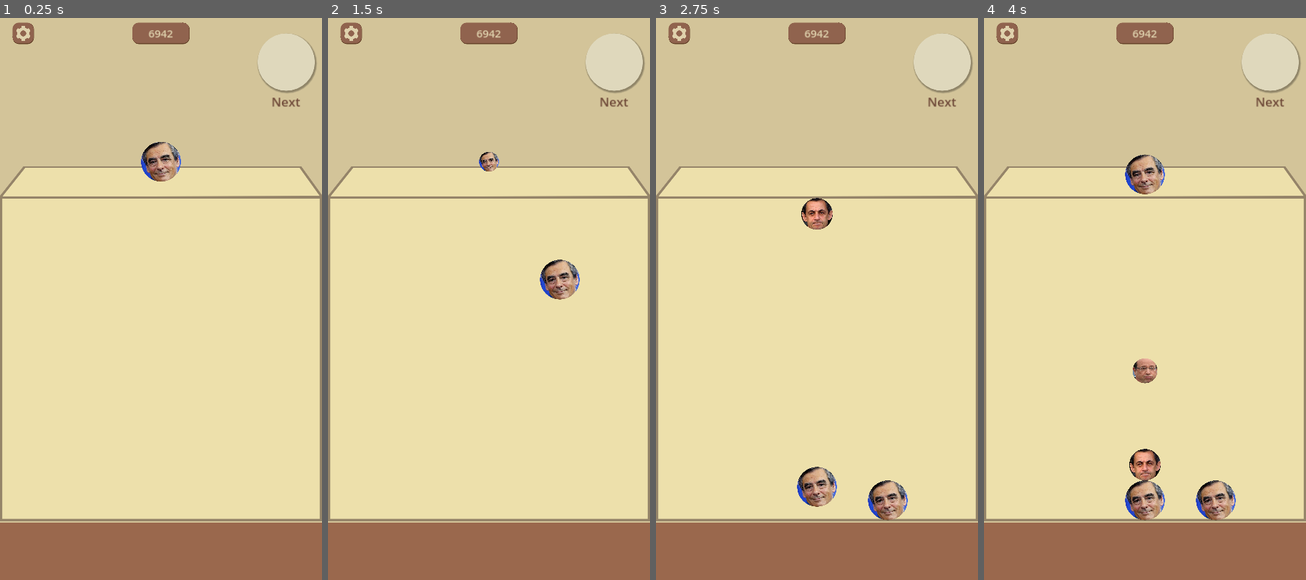
Above: before the commit, frames 1-4 (left to right).
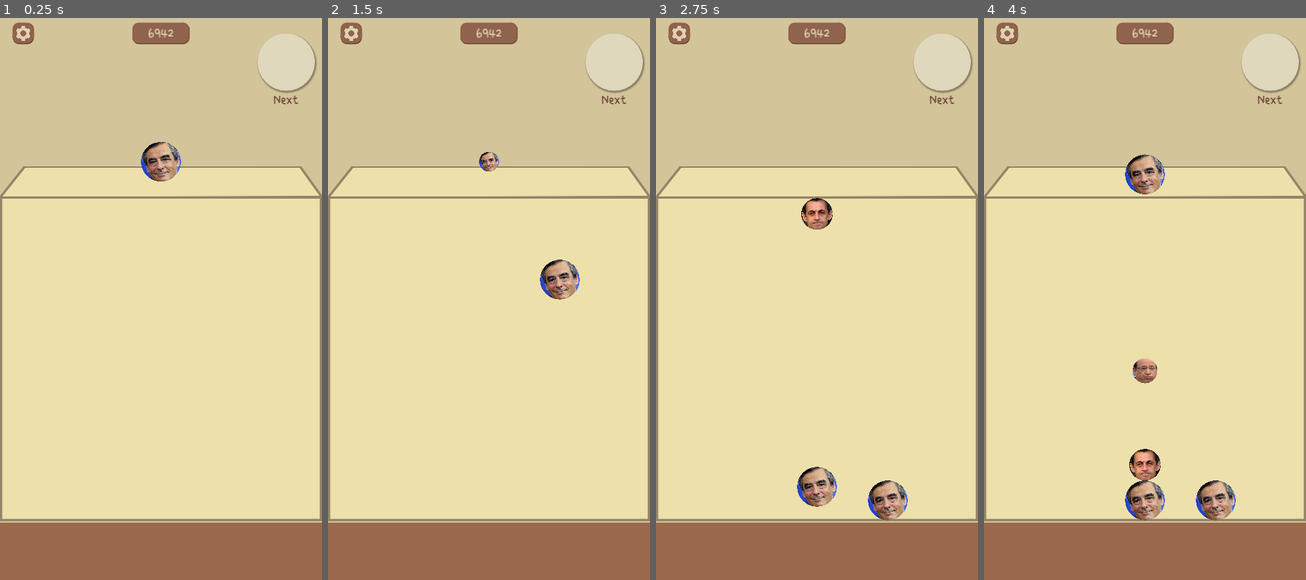
Above: after the commit, the same moments.

Repository: jaajCorp/siuuuka-game
Game: Godot game, scene res://scenes/Game/GameUI.tscn
Two runs of this game, one before a commit and one after it. Both use one fixed random seed, a clock stepped at 60 frames per second and the inputs below. Before the commit the project has no main scene; this scene is started directly in both runs. The engine's default icon, where the game draws it, is replaced by a stand-in: a white triangle on a blue panel in a dark square.
Inputs (mouse positions are in pixels of both pictures, inside the frame that each line leads up to):
- Up to frame 1 (0.25 s): no input
- Up to frame 2 (1.5 s): move the mouse to (559, 265) at 0.52 s; click (559, 265) at 0.67 s; move the mouse to (424, 321) at 1.27 s; click (424, 321) at 1.42 s
- Up to frame 3 (2.75 s): move the mouse to (849, 169) at 2.02 s; click (849, 169) at 2.17 s
- Up to frame 4 (4 s): move the mouse to (1128, 405) at 2.77 s; click (1128, 405) at 2.92 s; move the mouse to (1241, 377) at 3.52 s; click (1241, 377) at 3.67 s

The runs differ from the first frame. In frame 1, 0.2% of the frame differs, in the area x 46-94%, y 1-16%; in frame 2, 0.2%; in frame 3, 0.2%; in frame 4, 0.2%.

Commit message:
feat(ui): Added nice font

Diff:
--- a/project.godot
+++ b/project.godot
@@ -11,6 +11,7 @@
 [application]
 
 config/name="Siuuuka-game"
+run/main_scene="res://scenes/Game/GameUI.tscn"
 config/features=PackedStringArray("4.3", "Mobile")
 config/icon="res://icon.svg"
 
--- a/res/ui_theme.tres
+++ b/res/ui_theme.tres
@@ -1,4 +1,6 @@
-[gd_resource type="Theme" load_steps=6 format=3 uid="uid://cjenmxr6qql66"]
+[gd_resource type="Theme" load_steps=7 format=3 uid="uid://cjenmxr6qql66"]
+
+[ext_resource type="FontFile" uid="uid://dapkttovfb4ap" path="res://assets/font/SingleDay-Regular.ttf" id="1_rfbuw"]
 
 [sub_resource type="StyleBoxEmpty" id="StyleBoxEmpty_e0evu"]
 
@@ -60,5 +62,6 @@
 Button/styles/normal = SubResource("StyleBoxFlat_vln4o")
 Button/styles/pressed = SubResource("StyleBoxFlat_hvhdi")
 Label/colors/font_color = Color(0.873233, 0.819525, 0.675174, 1)
-Label/font_sizes/font_size = 24
+Label/font_sizes/font_size = 32
+Label/fonts/font = ExtResource("1_rfbuw")
 Panel/styles/panel = SubResource("StyleBoxFlat_dheyu")
--- a/scenes/Game/GameUI.tscn
+++ b/scenes/Game/GameUI.tscn
@@ -109,7 +109,7 @@
 [node name="Label" type="Label" parent="VBoxContainer/Top/GridContainer/Next/MarginContainer/VBoxContainer"]
 layout_mode = 2
 theme_override_colors/font_color = Color(0.434291, 0.290224, 0.222828, 1)
-theme_override_font_sizes/font_size = 28
+theme_override_font_sizes/font_size = 32
 text = "Next"
 horizontal_alignment = 1
 vertical_alignment = 1
@@ -150,6 +150,9 @@
 [node name="StaticBody2D" parent="VBoxContainer/AspectRatioContainer/JarTexture/VBoxContainer/JarInside/GameCore" index="0"]
 position = Vector2(0, -560.704)
 
+[node name="CollisionPolygon2D" parent="VBoxContainer/AspectRatioContainer/JarTexture/VBoxContainer/JarInside/GameCore/StaticBody2D" index="0"]
+metadata/_edit_lock_ = true
+
 [node name="Spawn" parent="VBoxContainer/AspectRatioContainer/JarTexture/VBoxContainer/JarInside/GameCore" index="2"]
 position = Vector2(360, -80.7043)
 
Binary file added: assets/font/SingleDay-Regular.ttf
Not shown, added: assets/font/SingleDay-Regular.ttf.import
